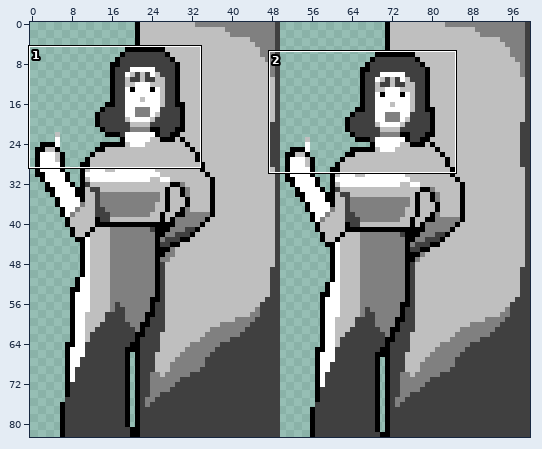
File history of a sprite sheet, Aseprite-Art/Woman-BW.png. The picture above shows the old version from afar; the outline marks the close-up.
Close-up. Earlier state:
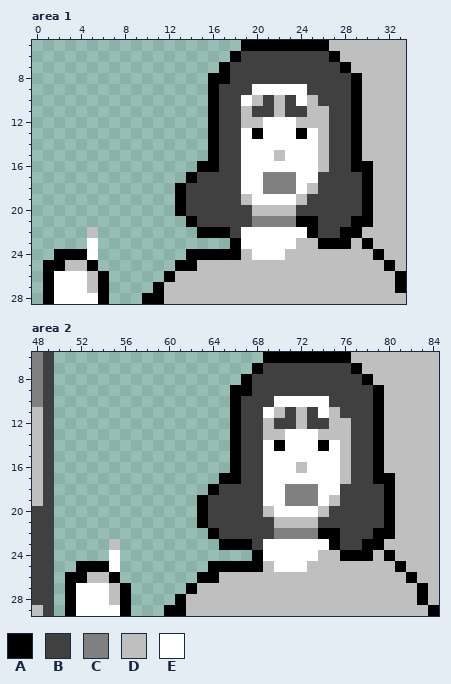
The file is 100x83 pixels. Shown: area 1: x 0..33, y 5..28; area 2: x 48..84, y 6..29. The commit also changed other parts of the picture, which this record leaves out.
Palette (. is transparent): A #000000  B #404040  C #808080  D #bfbfbf  E #ffffff
Pixels before, area 1, first column x 1:
 5 ..................AAAAAAAADDDDDDD
 6 .................ABBBBBBBBADDDDDD
 7 ................ABBBBBBBBBBADDDDD
 8 ...............AABBBBBBBBBBBADDDD
 9 ...............ABBBEEEEEBBBBADDDD
10 ...............ABBEDBDBEDBBBADDDD
11 ...............ABBDBBDBBDDBBADDDD
12 ...............ABBDDEEEDDDBBADDDD
13 ...............ABBEAEEEAEDBBADDDD
14 ...............ABBEEEEEEEDBBADDDD
15 ...............ABBEEEDEEEDBBADDDD
16 ..............AABBEEEEEEEDBBAADDD
17 .............ABBBBEECCCEEBBBBADDD
18 ............ABBBBBEECCCEDBBBBADDD
19 ............ABBBBBDEEEEDBBBBBADDD
20 ............ABBBBBBDDDDBBBBBBADDD
21 .............ABBBBBCCCCAABBBAADDD
22 ....D.........AAABEEEEEEABBAADDDD
23 ....E............AEEEEEDDAAADADDD
24 .AAAE........AAAAADEEEDDDDDDDDADD
25 AADDA.......AADDDDDDDDDDDDDDDDDAD
26 AEEEDA.....ADDDDDDDDDDDDDDDDDDDDA
27 AEEEDA....ADDDDDDDDDDDDDDDDDDDDDA
28 AEEEEA...AADDDDDDDDDDDDDDDDDDDDDD
Pixels before, area 2, first column x 48:
 6 CB...................AAAAAAAADDDDDDDD
 7 CB..................ABBBBBBBBADDDDDDD
 8 CB.................ABBBBBBBBBBADDDDDD
 9 CB................AABBBBBBBBBBBADDDDD
10 CB................ABBBEEEEEBBBBADDDDD
11 DB................ABBEDBDBEDBBBADDDDD
12 DB................ABBDBBDBBDDBBADDDDD
13 DB................ABBDDEEEDDDBBADDDDD
14 DB................ABBEAEEEAEDBBADDDDD
15 DB................ABBEEEEEEEDBBADDDDD
16 DB................ABBEEEDEEEDBBADDDDD
17 DB...............AABBEEEEEEEDBBAADDDD
18 DB..............ABBBBEECCCEEBBBBADDDD
19 DB.............ABBBBBEECCCEDBBBBADDDD
20 BB.............ABBBBBDEEEEDBBBBBADDDD
21 BB.............ABBBBBBDDDDBBBBBBADDDD
22 BB..............ABBBBBCCCCAABBBAADDDD
23 BB.....D.........AAABEEEEEEABBAADDDDD
24 BB.....E............AEEEEEDDAAADADDDD
25 BB..AAAE........AAAAADEEEDDDDDDDDADDD
26 BB.AADDA.......AADDDDDDDDDDDDDDDDDADD
27 BB.AEEEDA.....ADDDDDDDDDDDDDDDDDDDDAD
28 BB.AEEEDA....ADDDDDDDDDDDDDDDDDDDDDAD
29 DB.AEEEEA...AADDDDDDDDDDDDDDDDDDDDDDA
The same view after the edit:
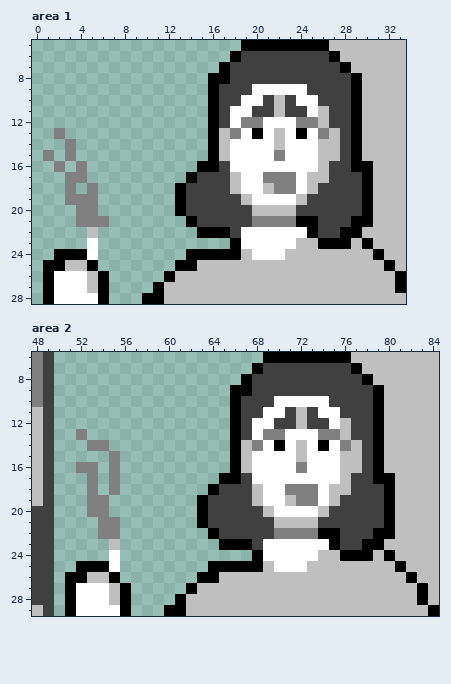
Edits made:
Area 1:
Colour C now appears in row 13 at x 2; in row 14 at x 3; in row 15 at x 1 and 3; in row 16 at x 2 and 4; in row 17 at x 3 to 4; in row 18 at x 3 and 5.
Colour C now appears in row 19 at x 3 to 5; in row 20 at x 4 to 5; in row 21 at x 4 to 6.
The author changed colour B to colour C in row 13 at x 18.
The author changed colour D to colour C in row 12 at x 19 to 20 and 24 to 25; in row 13 at x 26; in row 15 at x 22.
The author changed colour B to colour D in rows 13 to 15 at x 17 and 27; in row 17 at x 18 and 26; in row 18 at x 18.
The author changed colour C to colour D in row 18 at x 21.
The author changed colour E to colour D in rows 13 to 14 at x 22; in row 17 at x 25.
The author changed colour B to colour E in rows 11 to 12 at x 18; in rows 14 to 16 at x 18.
The author changed colour D to colour E in row 10 at x 20 and 25; in row 11 at x 19 and 25.
Area 2:
Colour C now appears in row 13 at x 52; in row 14 at x 53 to 54; in row 15 at x 55; in row 16 at x 52 to 53 and 55; in rows 17 to 18 at x 53 and 55; in rows 19 to 20 at x 53 to 54.
Colour C now appears in rows 21 to 22 at x 54 to 55.
The author changed colour B to colour C in row 14 at x 68.
The author changed colour D to colour C in row 13 at x 69 to 70 and 74 to 75; in row 14 at x 76; in row 16 at x 72.
The author changed colour B to colour D in rows 14 to 16 at x 67 and 77; in row 18 at x 68 and 76; in row 19 at x 68.
The author changed colour C to colour D in row 19 at x 71.
The author changed colour E to colour D in rows 14 to 15 at x 72; in row 18 at x 75.
The author changed colour B to colour E in rows 12 to 13 at x 68; in rows 15 to 17 at x 68.
The author changed colour D to colour E in row 11 at x 70 and 75; in row 12 at x 69 and 75.
